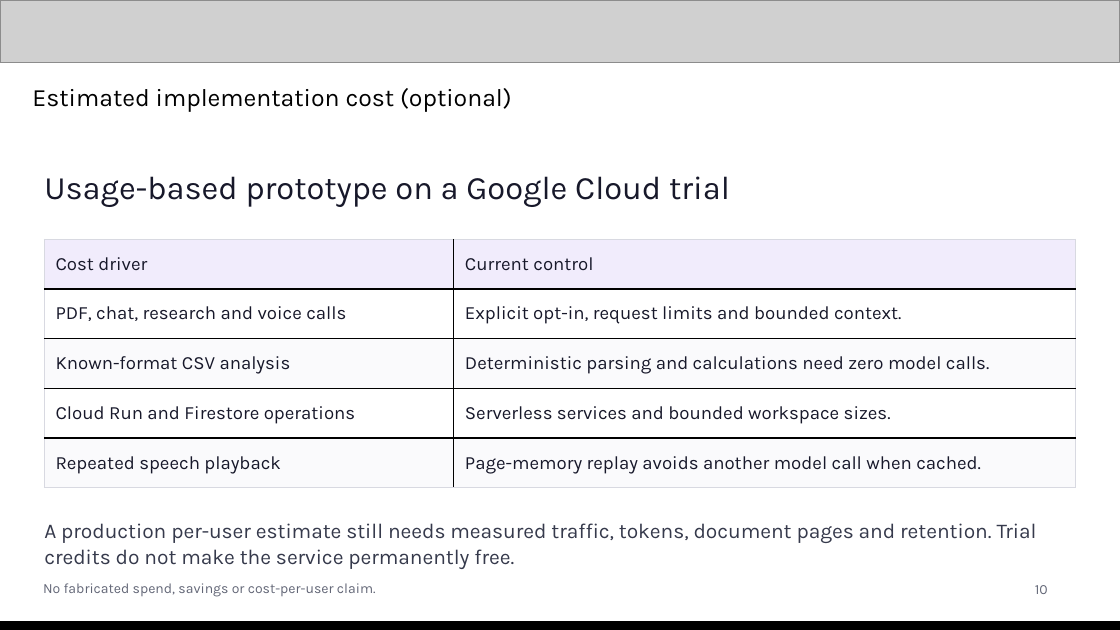
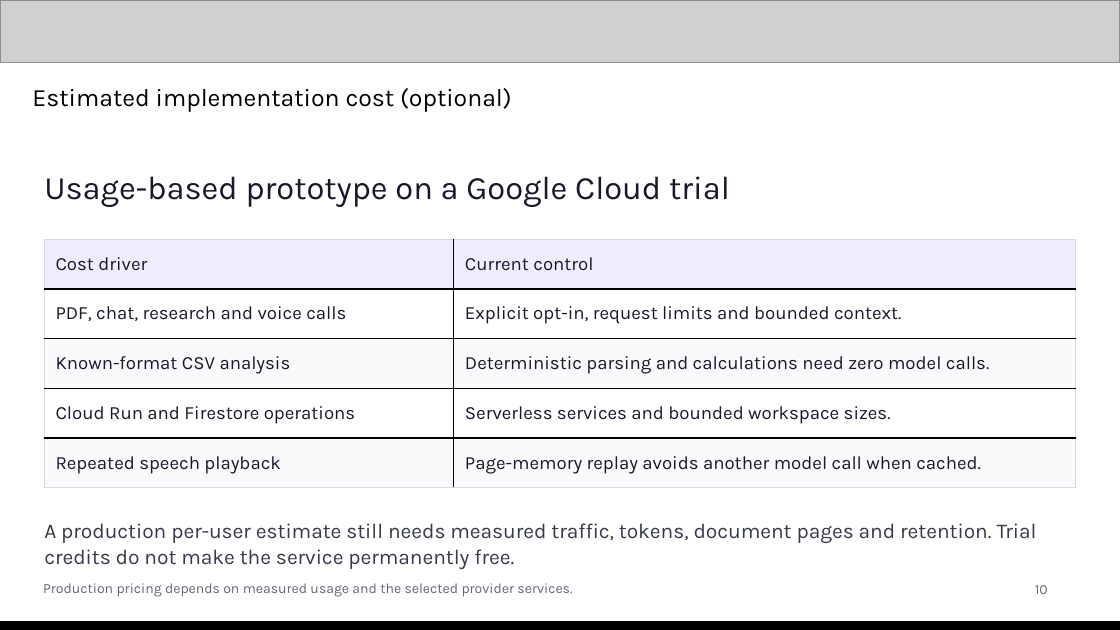
Before and after one commit to Santxsh27/financial-friday, a slide deck: slide 10 of docs/submission/Financial-Friday-AI-Builder-Cup.pptx. Drawn at 1120x630 pixels with LibreOffice and Linux fonts; fonts in the diff are those of the drawing; grey boxes stand for pictures. Boxes give left, top, right and bottom in pixels: in the first picture for what was removed or moved away, otherwise in the second. Text is boxed around its words. In the diff, an @@ line names an element or a change of style, - is before the commit and + after.

```diff
--- a/docs/submission/Financial-Friday-AI-Builder-Cup.pptx
+++ b/docs/submission/Financial-Friday-AI-Builder-Cup.pptx
@@ text at (43, 583, 572, 597): text changed @@
-No fabricated spend, savings or cost-per-user claim.
+Production pricing depends on measured usage and the selected provider services.
```
Also in this commit, not shown: 2 other slides changed, 2 other files.
